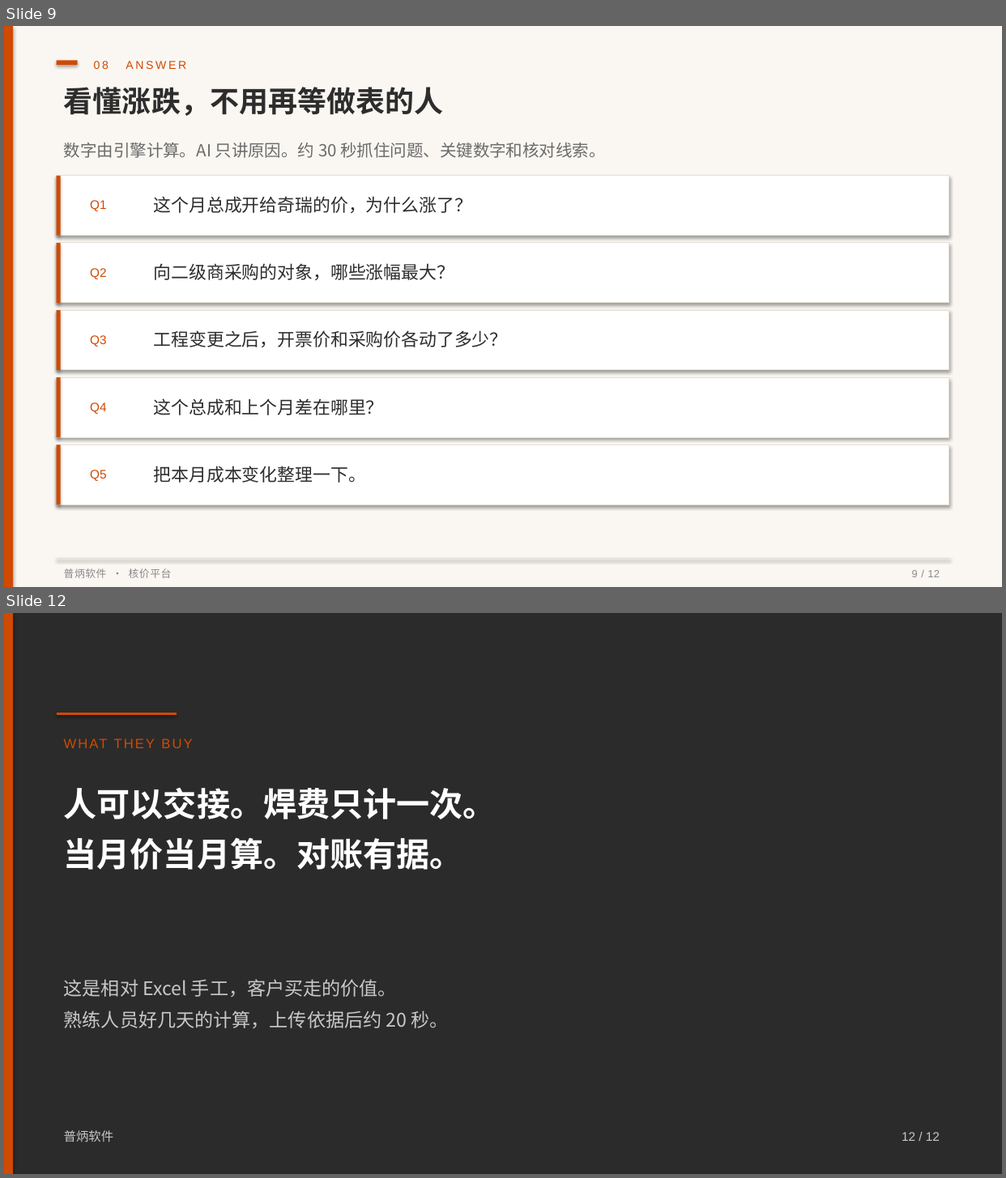
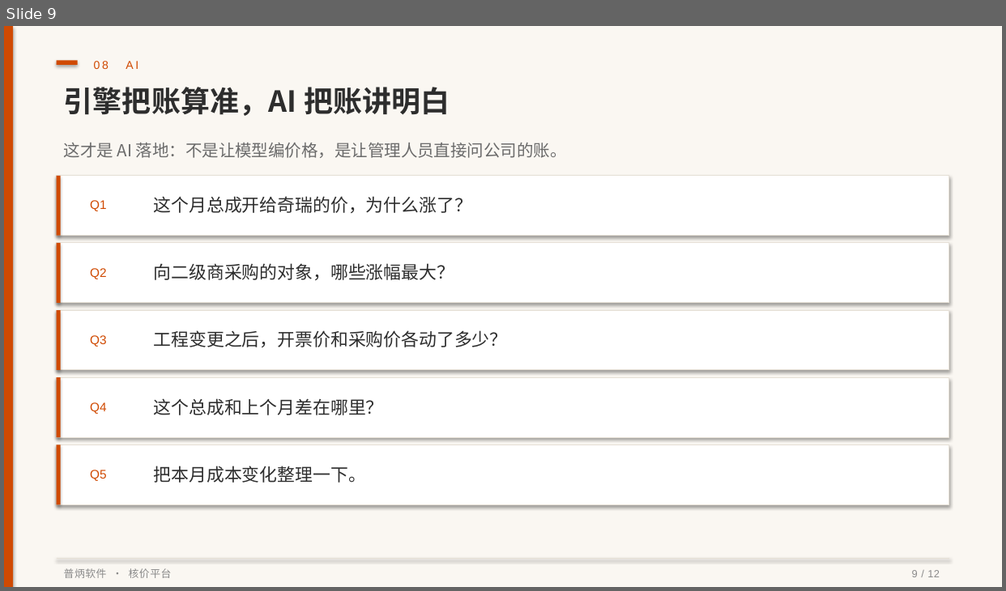
Before and after one commit to pulinzhang/structure-costing-platform, a slide deck: docs/结构件自动核价平台-产品介绍.pptx. Shown one above the other, each under a label of ours: slides 9 and 12 before the commit, slide 9 after it; the slides between them are not shown. The pictures are 1006x1178 and 1006x591 pixels, drawn with LibreOffice and Linux fonts; fonts in the diff are those of the drawing. Boxes give left, top, right and bottom in pixels: in the first picture for what was removed or moved away, otherwise in the second. Text is boxed around its words. In the diff, an @@ line names an element or a change of style, - is before the commit and + after.

```diff
--- a/docs/结构件自动核价平台-产品介绍.pptx
+++ b/docs/结构件自动核价平台-产品介绍.pptx
@@ slide 12 removed at [4, 613, 1002, 1174], background #FFFFFF @@
@@ rectangle removed at [4, 613, 1002, 1174] @@
@@ rectangle removed at [4, 613, 13, 1174] @@
@@ line removed from (57, 714) to (177, 714) @@
@@ text removed at [57, 731, 955, 756] @@
-WHAT THEY BUY
@@ text removed at [64, 788, 496, 870] @@
-人可以交接。焊费只计一次。
-当月价当月算。对账有据。
@@ text removed at [64, 979, 448, 1029] @@
-这是相对 Excel 手工，客户买走的价值。
-熟练人员好几天的计算，上传依据后约 20 秒。
@@ text removed at [64, 1131, 114, 1142] @@
-普炳软件
@@ text removed at [901, 1132, 940, 1141] @@
-12 / 12
@@ slide 9 changed as well @@
@@ text at [94, 61, 138, 69]: text changed @@
-08 ANSWER
+08 AI
@@ text at [64, 87, 450, 116]: text changed @@
-看懂涨跌，不用再等做表的人
+引擎把账算准，AI 把账讲明白
@@ text at [64, 143, 567, 158]: text changed @@
-数字由引擎计算。AI 只讲原因。约 30 秒抓住问题、关键数字和核对线索。
+这才是 AI 落地：不是让模型编价格，是让管理人员直接问公司的账。
```
Also in this commit, not shown: 5 other slides changed, 6 slides added, 5 other slides removed, 1 other file.
